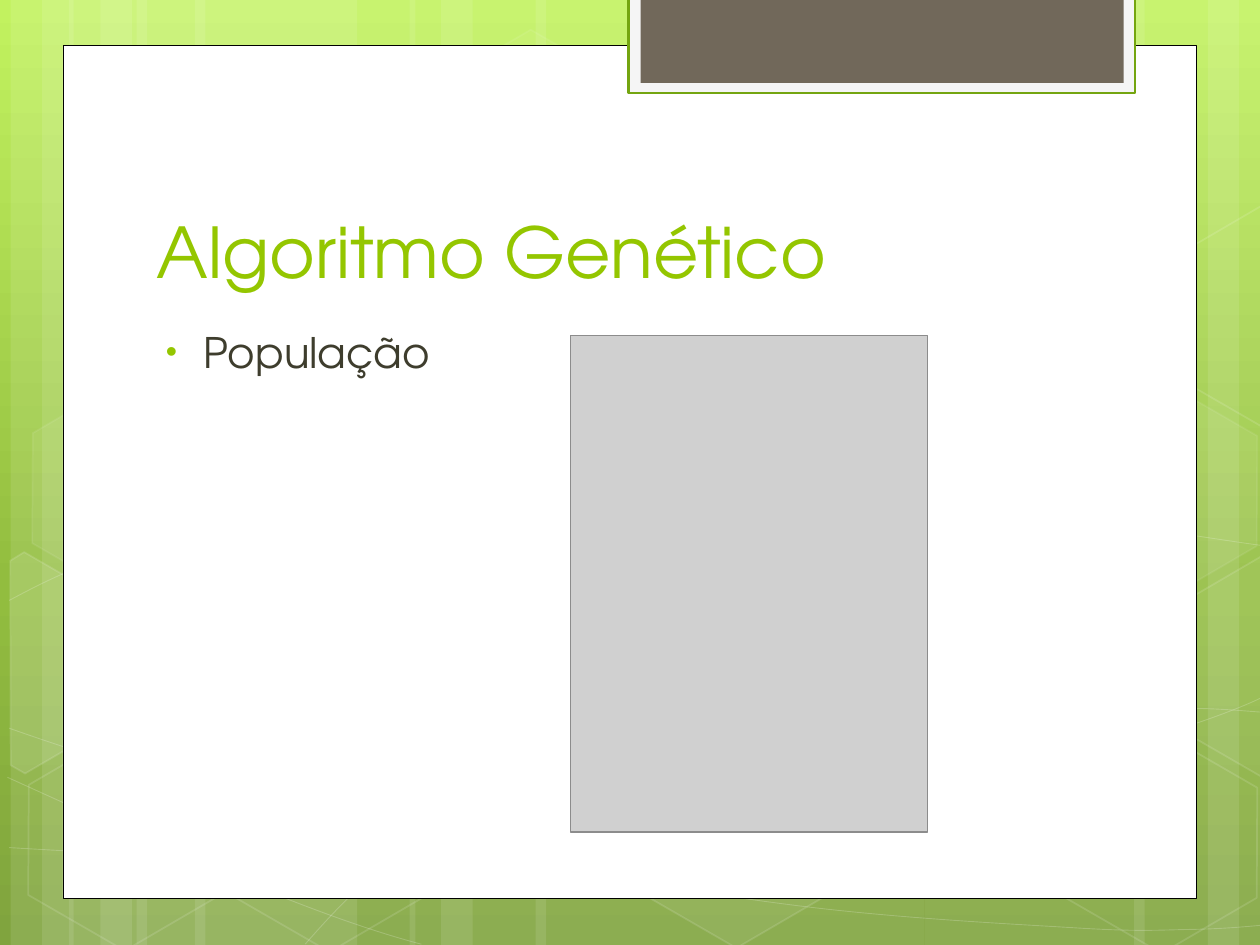
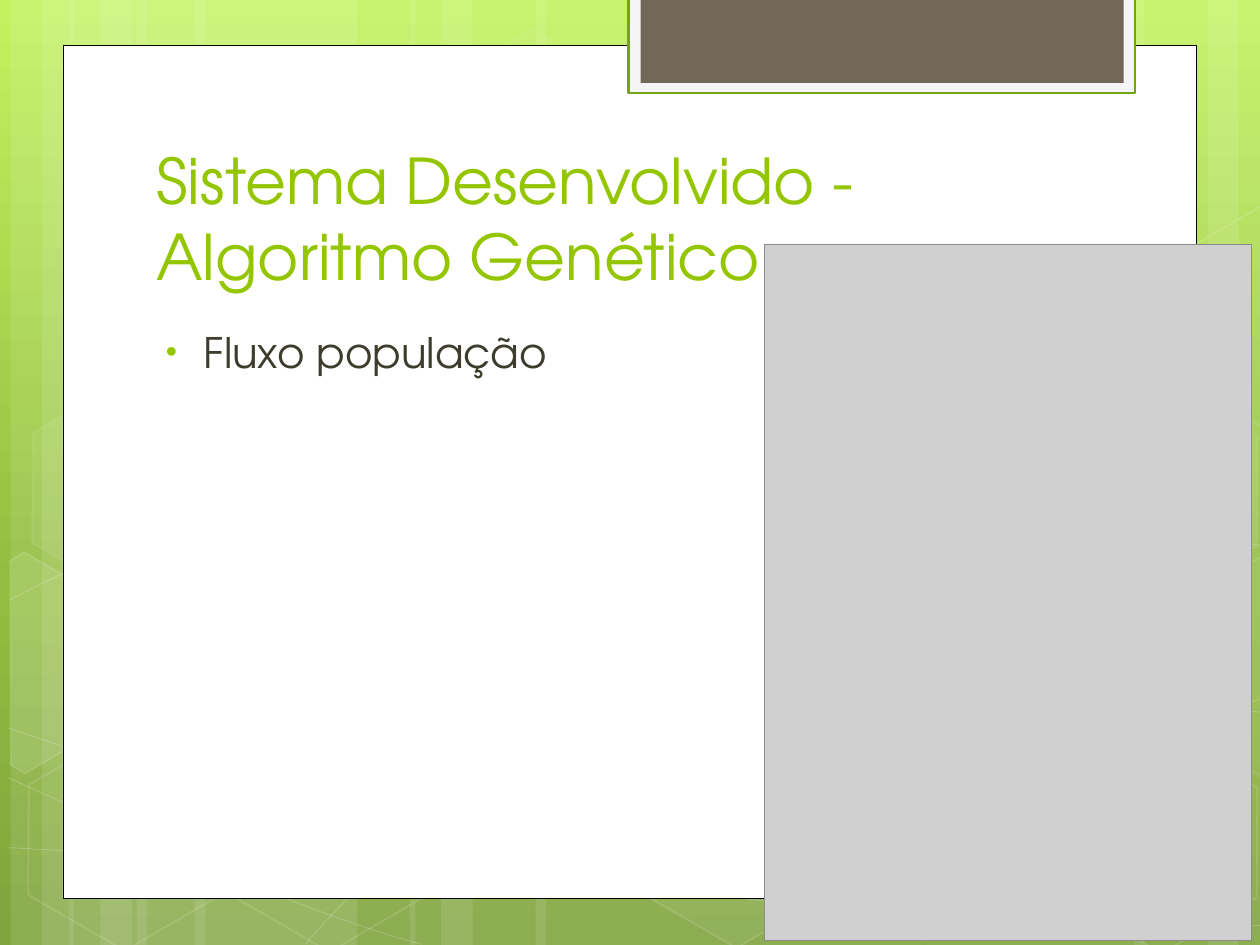
Before and after one commit to alexandregme/tcc2, a slide deck: slide 23 of Apresentação.pptx (slide 12 before the commit). Drawn at 1260x945 pixels with LibreOffice and Linux fonts; fonts in the diff are those of the drawing; grey boxes stand for pictures. Boxes give left, top, right and bottom in pixels: in the first picture for what was removed or moved away, otherwise in the second. Text is boxed around its words. In the diff, an @@ line names an element or a change of style, - is before the commit and + after.

```diff
--- a/Apresentação.pptx
+++ b/Apresentação.pptx
@@ title at (156,156,815,294): text changed; size 40 to 36 pt @@
-Algoritmo Genético
+Sistema Desenvolvido - Algoritmo Genético
@@ picture added at (765,244,1251,941) @@
@@ text at (204,337,547,379): text changed @@
-• População
+• Fluxo população
@@ picture removed at (571,335,927,832) @@
@@ hexagon removed at (916,528,1202,805) @@
```
Also in this commit, not shown: 12 other slides changed, 28 slides added, 1 slide removed, 1 other file.
